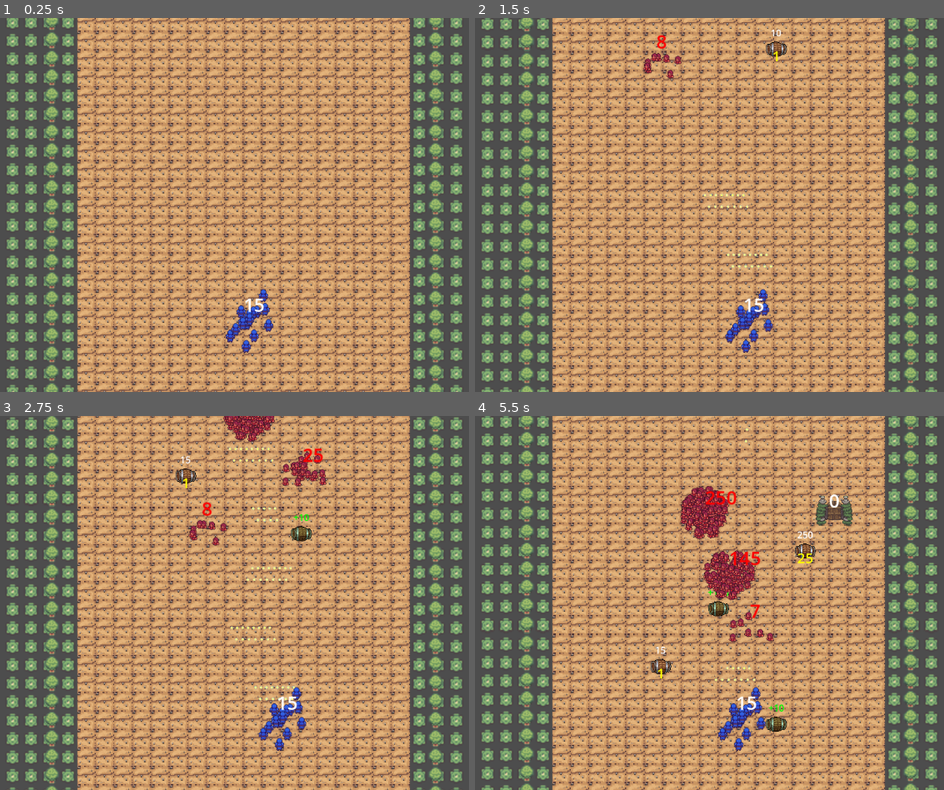
Above: before the commit, frames 1-4 (two rows, left to right).
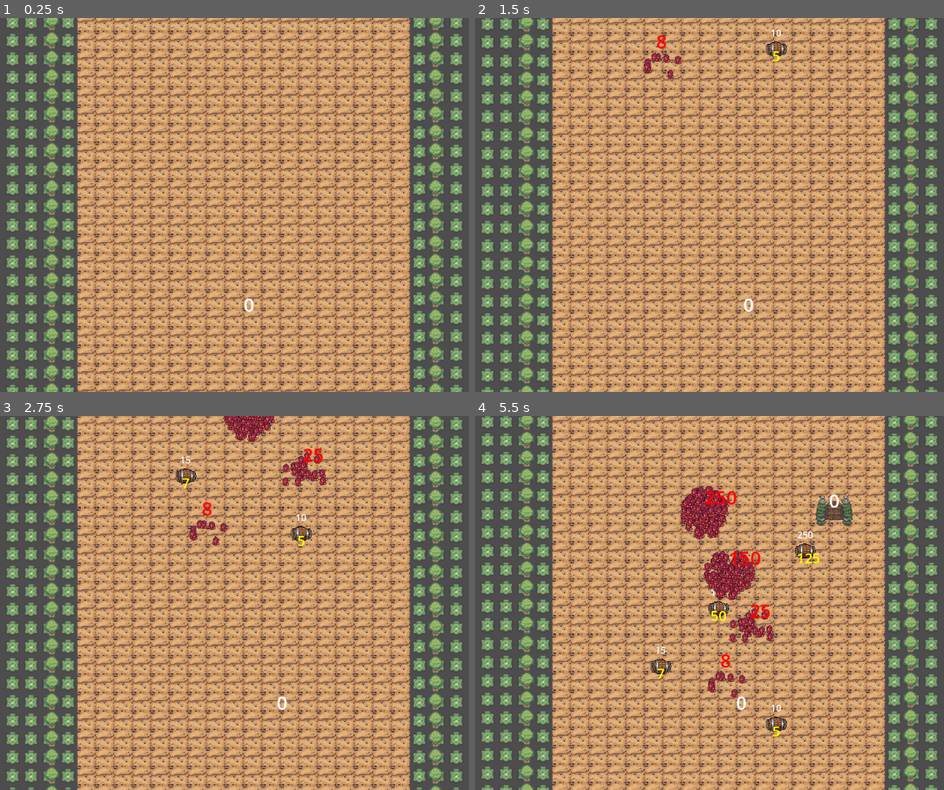
Above: after the commit, the same moments.

Repository: rdpharr/3d-runner-game
Game: Godot game, scene res://scenes/game_2d.tscn
The game is run twice, just before and just after one commit, with the same random seed, the same clock (stepped at 60 frames per second) and the same inputs.
Inputs (mouse positions are in pixels of both pictures, inside the frame that each line leads up to):
- Up to frame 1 (0.25 s): no input
- Up to frame 2 (1.5 s): move the mouse to (864, 186) at 0.52 s; move the mouse to (587, 223) at 1.27 s
- Up to frame 3 (2.75 s): move the mouse to (309, 520) at 2.02 s
- Up to frame 4 (5.5 s): move the mouse to (686, 677) at 2.77 s; move the mouse to (920, 659) at 3.52 s; move the mouse to (517, 546) at 4.27 s; move the mouse to (751, 603) at 5.02 s

The runs differ from the first frame. In frame 1, 0.7% of the frame differs, in the area x 48-59%, y 72-90%; in frame 2, 0.8%; in frame 3, 1.1%; in frame 4, 1.8%, in the area x 38-74%, y 3-90%.
Error after the commit: Invalid assignment of property or key 'manager' with value of type 'CharacterBody2D (PlayerManager)' on a base object of type 'Sprite2D (PlayerUnit)'. (res://s…

Commit message:
Feature: Unlimited unit accumulation + balance adjustments
- Unlimited unit accumulation system
  - Added total_unit_count to track unlimited units
  - player_units array capped at 200 for rendering (performance)
  - Overflow units tracked but not rendered
  - Smart damage: depletes overflow first, then rendered units
  - Collision deaths spawn replacements when overflow exists
  - Label shows total count, difficulty scales with total

- Balance adjustments
  - Gates: Increased bullets per value from 5 to 10
  - Barrels: Increased bullet requirements by 5x (value/2 instead of value/10)

Files modified:
- scripts/player_manager_2d.gd (unlimited unit system)
- scripts/gate.gd (10 bullets per value change)
- scripts/barrel_2d.gd (5x bullet requirements)

🤖 Generated with Claude Code (https://claude.com/claude-code)

Co-Authored-By: Claude Sonnet 4.5 <noreply@anthropic.com>

Diff:
--- a/scripts/barrel_2d.gd
+++ b/scripts/barrel_2d.gd
@@ -24,8 +24,8 @@
 	body_entered.connect(_on_body_entered)
 
 func calculate_bullets_needed(barrel_value: int) -> int:
-	# 1-10: 1 bullet, 11-20: 2 bullets, 21-30: 3 bullets, etc.
-	return max(1, barrel_value / 10)
+	# 5x more bullets required: 1-2: 1 bullet, 3-4: 2 bullets, etc.
+	return max(1, barrel_value / 2)
 
 func _physics_process(delta: float) -> void:
 	# Scroll straight down (positive Y)
--- a/scripts/gate.gd
+++ b/scripts/gate.gd
@@ -3,12 +3,14 @@
 
 # Movement configuration
 const VALUE_PER_HIT := 5
+const BULLETS_PER_VALUE := 10  # Bullets needed to change value by VALUE_PER_HIT
 const SCROLL_SPEED := 80.0  # Slower than barrels
 const DESPAWN_Y := 700.0
 
 # Gate properties
 @export var starting_value := 0  # Can be negative!
 var current_value := 0
+var bullets_hit := 0  # Track bullets hit
 
 # Visual references
 @onready var value_label := $ValueLabel
@@ -29,8 +31,13 @@
 
 func on_projectile_hit() -> void:
 	"""Called by Projectile when hit"""
-	current_value += VALUE_PER_HIT
-	update_display()
+	bullets_hit += 1
+
+	# Only change value every BULLETS_PER_VALUE hits
+	if bullets_hit >= BULLETS_PER_VALUE:
+		current_value += VALUE_PER_HIT
+		bullets_hit = 0  # Reset counter
+		update_display()
 
 func update_display() -> void:
 	var tint_color: Color
--- a/scripts/player_manager_2d.gd
+++ b/scripts/player_manager_2d.gd
@@ -9,9 +9,11 @@
 # Physical unit system
 @export var player_unit_scene: PackedScene
 @export var starting_units := 15
-var player_units: Array[Sprite2D] = []
+var player_units: Array[Area2D] = []  # Rendered units (max 200)
+var total_unit_count := 0  # Total units including overflow (unlimited)
 const FORMATION_RADIUS := 60.0  # Pixels for circular swarm (doubled for 2x larger units)
 const MAX_PLAYER_UNITS := 200  # Memory management cap
+const COLLISION_ACTIVATION_DISTANCE := 150.0  # Proximity for collision activation
 
 # Projectile system
 const FIRE_RATE := 0.5  # Seconds between shots
@@ -51,8 +53,9 @@
 	count_label.z_index = 10
 	add_child(count_label)
 
-	update_count_label()
-	unit_count_changed.emit(player_units.size())
+	total_unit_count = player_units.size()  # Initialize to match rendered
+	update_count_label()
+	unit_count_changed.emit(total_unit_count)
 
 func _process(delta: float) -> void:
 	# Auto-fire timer
@@ -87,6 +90,9 @@
 	# Apply movement
 	move_and_slide()
 
+	# Update unit collision states based on enemy proximity
+	update_unit_collisions()
+
 func spawn_player_unit() -> void:
 	# Check cap before spawning
 	if player_units.size() >= MAX_PLAYER_UNITS:
@@ -96,7 +102,10 @@
 	if not player_unit_scene:
 		player_unit_scene = load("res://scenes/units/player_unit.tscn")
 
-	var unit := player_unit_scene.instantiate() as Sprite2D
+	var unit := player_unit_scene.instantiate() as PlayerUnit  # Changed from Sprite2D
+
+	# Set manager reference
+	unit.manager = self
 
 	# Position in tight circular formation around center
 	var angle := randf() * TAU
@@ -104,30 +113,94 @@
 	unit.position = Vector2(cos(angle) * radius, sin(angle) * radius)
 
 	player_units.append(unit)
-	add_child(unit)
+	call_deferred("add_child", unit)
+
+	# Check if in combat - activate collision with deferred call
+	var enemies := get_tree().get_nodes_in_group("enemy")
+	var in_combat := false
+	for enemy in enemies:
+		if enemy is EnemyGroup and position.distance_to(enemy.position) < COLLISION_ACTIVATION_DISTANCE:
+			in_combat = true
+			break
+
+	if in_combat and unit.has_method("set_collision_active"):
+		unit.call_deferred("set_collision_active", true)
 
 func remove_player_unit() -> void:
-	if player_units.size() > 0:
-		var unit: Sprite2D = player_units.pop_back()
+	# Always decrement total
+	total_unit_count -= 1
+	if total_unit_count < 0:
+		total_unit_count = 0  # Safety clamp
+
+	# Only remove physical unit if total is now below rendered cap
+	# (This means we're eating into rendered units, not overflow)
+	if total_unit_count < player_units.size():
+		var unit: Area2D = player_units.pop_back()
 		unit.queue_free()
-		update_count_label()
-		unit_count_changed.emit(player_units.size())
-
-		if player_units.size() <= 0:
-			game_over.emit()
-			set_physics_process(false)
+
+	# Update display
+	update_count_label()
+	unit_count_changed.emit(total_unit_count)
+
+	# Game over when total reaches 0
+	if total_unit_count <= 0:
+		game_over.emit()
+		set_physics_process(false)
+
+func on_unit_died(unit: PlayerUnit) -> void:
+	"""Called by PlayerUnit when it dies from collision"""
+	# Always decrement total
+	total_unit_count -= 1
+	if total_unit_count < 0:
+		total_unit_count = 0  # Safety clamp
+
+	# Remove from array
+	var idx := player_units.find(unit)
+	if idx >= 0:
+		player_units.remove_at(idx)
+
+	# If overflow exists (total > rendered), spawn replacement unit
+	# This maintains visual density at cap
+	if total_unit_count > player_units.size() and player_units.size() < MAX_PLAYER_UNITS:
+		spawn_player_unit()
+
+	# Update display
+	update_count_label()
+	unit_count_changed.emit(total_unit_count)
+
+	# Game over when total reaches 0
+	if total_unit_count <= 0:
+		game_over.emit()
+		set_physics_process(false)
+
+func update_unit_collisions() -> void:
+	"""Activate/deactivate unit collisions based on proximity to enemies"""
+	var enemies := get_tree().get_nodes_in_group("enemy")
+	var closest_distance := INF
+
+	for enemy in enemies:
+		if enemy is EnemyGroup:
+			var dist := position.distance_to(enemy.position)
+			closest_distance = min(closest_distance, dist)
+
+	# Activate/deactivate unit collisions based on proximity
+	var should_activate := closest_distance < COLLISION_ACTIVATION_DISTANCE
+	for unit in player_units:
+		if unit and unit.has_method("set_collision_active"):
+			unit.set_collision_active(should_activate)
 
 func add_units(amount: int) -> void:
-	var initial_size := player_units.size()
-	for i in amount:
+	# Always add to total count (unlimited)
+	total_unit_count += amount
+
+	# Spawn physical units only up to rendered cap
+	var units_to_spawn: int = min(amount, MAX_PLAYER_UNITS - player_units.size())
+	for i in units_to_spawn:
 		spawn_player_unit()
-		if player_units.size() >= MAX_PLAYER_UNITS:
-			break  # Stop early if cap reached
-
-	# Only emit if count actually changed
-	if player_units.size() != initial_size:
-		update_count_label()
-		unit_count_changed.emit(player_units.size())
+
+	# Always update (total always changes)
+	update_count_label()
+	unit_count_changed.emit(total_unit_count)
 
 func take_damage(amount: int) -> void:
 	for i in amount:
@@ -198,4 +271,4 @@
 
 func update_count_label() -> void:
 	if count_label:
-		count_label.text = str(player_units.size())
+		count_label.text = str(total_unit_count)  # Show total, not rendered
